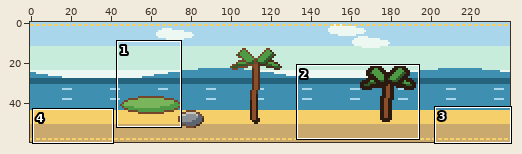
A pixel-art file gets an edit: opus-test-run/aseprite/banner-island.aseprite. Above, an overview of the earlier version with the close-up marked.
Close-up. Before the commit:
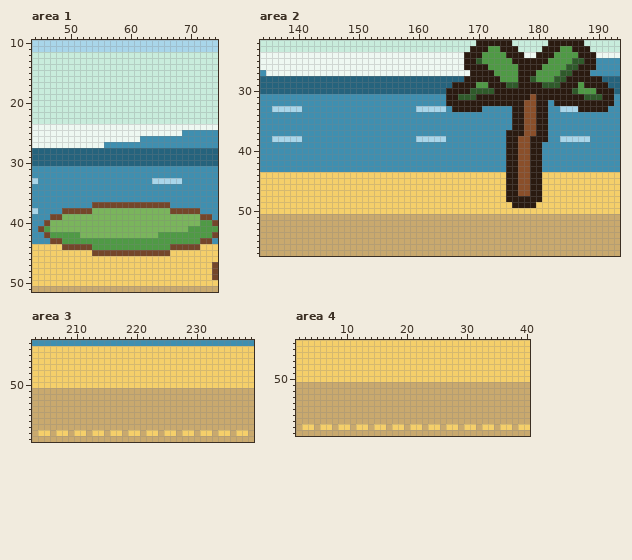
240x60 pixels, 1 frame. Shown: area 1: x 44..74, y 10..51; area 2: x 134..193, y 22..57; area 3: x 203..239, y 43..59; area 4: x 2..40, y 44..59. The commit also changed other parts of the picture, which this record leaves out.
And afterwards:
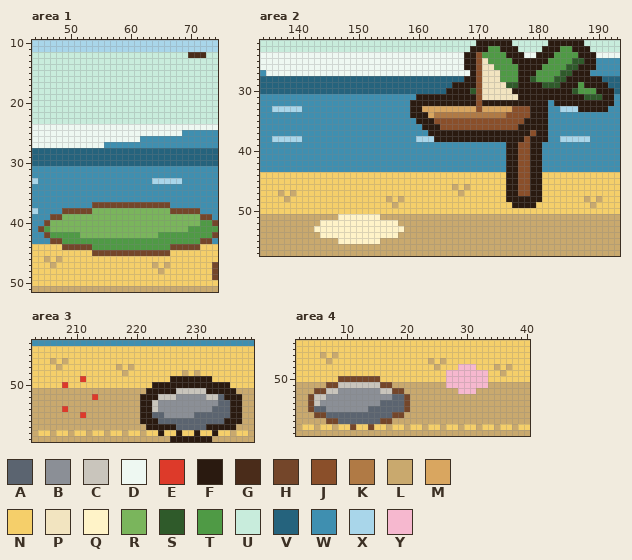
Palette (. is transparent): A #5b6470  B #8b8f96  C #c9c5bc  D #eef8f2  E #dd3a2a  F #2a1a10  G #4a2c1a  H #74462a  J #8a4f2a  K #b07a45  L #c9a96e  M #d9a660  N #f5cf6a  P #f2e4c0  Q #fff3c8  R #7ab55c  S #2f5a2a  T #4f9a45  U #c8ecdc  V #25637d  W #3f8fb0  X #a9d6ea  Y #f6b8cf
The edit:
Changed rows in their new state; - is an unchanged pixel.
Area 1, layers "objects", "ground":
first column x 70:
12 GGG
first column x 46:
46 L-L------------------
47 -L----------------L-L
48 -------------------L-
Area 2, layers "objects", "ground":
first column x 159:
24 -----------J---------
25 -----------JP--------
26 -----------JPP-------
27 -----------JPPP------
28 -----------JPPP------
29 -----------JPPPP-----
30 -----------JPPPPP----
31 -FFFFF--FFFJPPPPPP--F
32 FFFFFF-----J-------FF
33 FFMMMMMMMMMJMMMMMJJ-F
34 FFFMKKKKKKKKKKKKJJJ-F
35 -FFFJJJJJJJJJJJJJJJFF
36 --FFFJJJJJJJJJJJJJ-FF
37 ---FFFFFFFFFFFFF---F-
38 ----FFFFFFFFFFFF--F--
first column x 137:
46 -----------------------------L-L----------------------
47 L-L---------------------------L-----------------------
48 -L----------------L-L------------------------------L-L
49 -------------------L--------------------------------L-
51 ----------QQQQQQQ-------------------------------------
52 -------QQQQQQQQQQQQQ----------------------------------
53 ------QQQQQQQQQQQQQQQ---------------------------------
54 -------QQQQQQQQQQQQQ----------------------------------
55 ----------QQQQQQQ-------------------------------------
Area 3, layers "objects", "ground":
first column x 206:
46 L-L-----------------------------
47 -L---------L-L------------------
48 ------------L---------L-L-------
49 -----E--------------FFFFFFF-----
50 --E--------------FFFFFFFFFFFFF--
51 ----------------FFFFFCCCCCFFFFF-
52 -------E-------FFFCCCBBBBBCCAFFF
53 ---------------FFCBBBBBBBBBBAAFF
54 --E------------FFCBBBBBBBBBAAAFF
55 -----E---------FFAABBBBBAAAAAAFF
56 ---------------FFFAAAAAAAAAAAFFF
57 ----------------FFFFFAAAAAFFFFF-
58 ------------------F--F--F--F----
59 --------------------FFFFFFF-----
Area 4, layers "objects", "ground":
first column x 4:
46 --L-L-----------------------------
47 ---L----------------L-L-----------
48 ---------------------L---YYY---L-L
49 -----------------------YYYYYYY--L-
50 -----HHHHHHH-----------YYYYYYY----
51 ---HHCCCCCCCHH---------YYYYYYY----
52 -HHCCBBBBBBBCCHH---------YYY------
53 HCCBBBBBBBBBBBAAH-----------------
54 HCBBBBBBBBBBAAAAH-----------------
55 HAABBBBBBBAAAAAAH-----------------
56 -HHAAAAAAAAAAAHH------------------
57 ---HHAAAAAAAHH--------------------
58 -------H--H-----------------------
